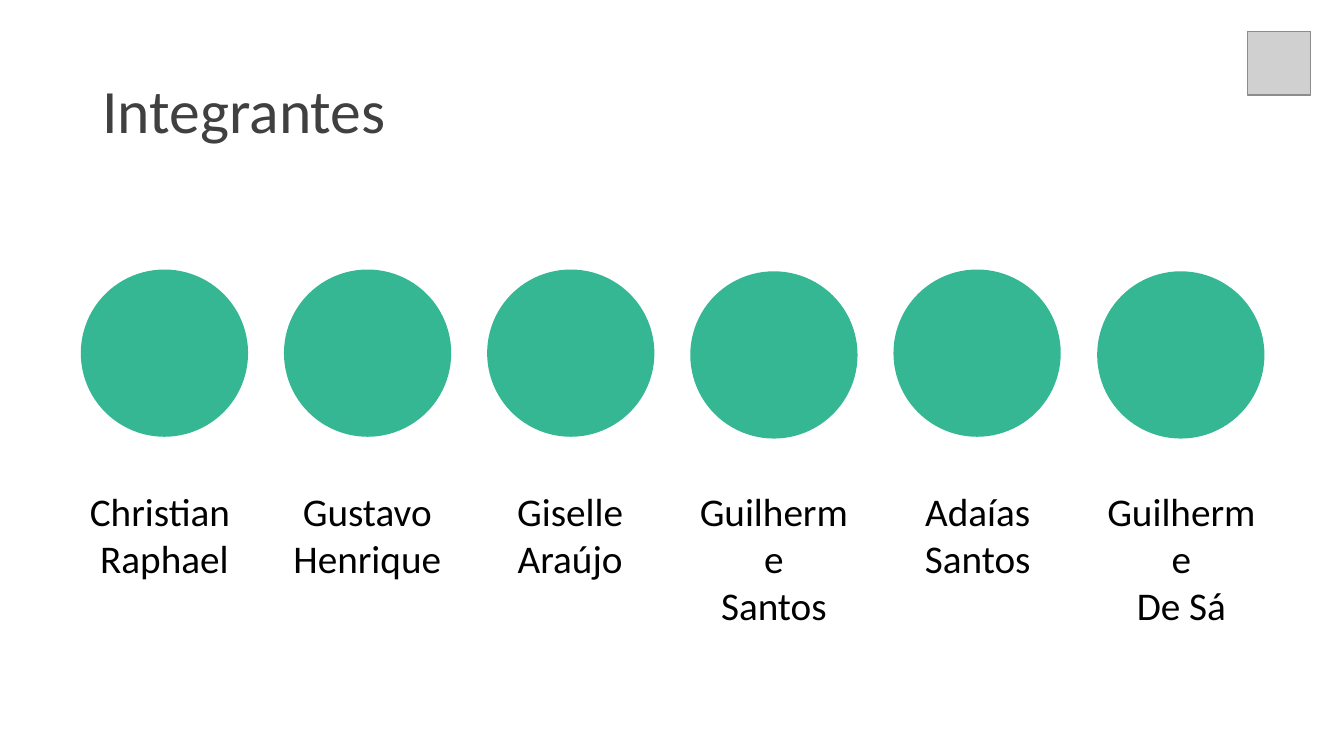
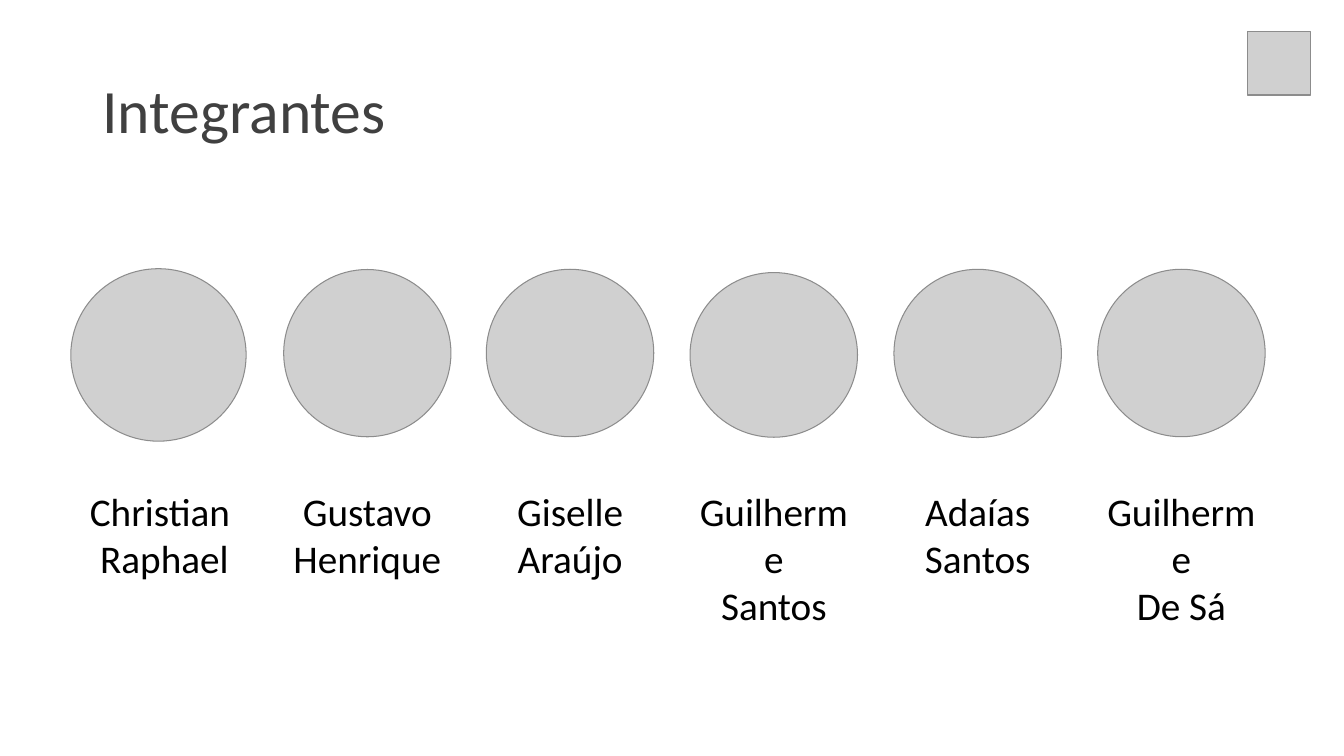
Before and after one commit to gui-ss/projeto-bandtec, a slide deck: slide 1 of Documentação/chameleon.pptx. Drawn at 1344x756 pixels with LibreOffice and Linux fonts; fonts in the diff are those of the drawing; grey boxes stand for pictures. Boxes give left, top, right and bottom in pixels: in the first picture for what was removed or moved away, otherwise in the second. Text is boxed around its words. In the diff, an @@ line names an element or a change of style, - is before the commit and + after.

```diff
--- a/Documentação/chameleon.pptx
+++ b/Documentação/chameleon.pptx
@@ picture added at [71, 269, 246, 442] @@
@@ ellipse removed at [81, 269, 248, 437] @@
@@ picture added at [283, 269, 451, 437] @@
@@ ellipse removed at [284, 269, 452, 437] @@
@@ picture added at [486, 269, 653, 437] @@
@@ ellipse removed at [487, 269, 654, 437] @@
@@ ellipse removed at [893, 269, 1061, 437] @@
@@ picture added at [894, 269, 1062, 438] @@
@@ picture added at [1098, 269, 1265, 437] @@
@@ ellipse removed at [691, 271, 858, 439] @@
@@ picture added at [691, 272, 858, 437] @@
@@ ellipse removed at [1097, 271, 1264, 439] @@
```
Also in this commit, not shown: 4 other slides changed, 3 slides added, 1 slide removed.
